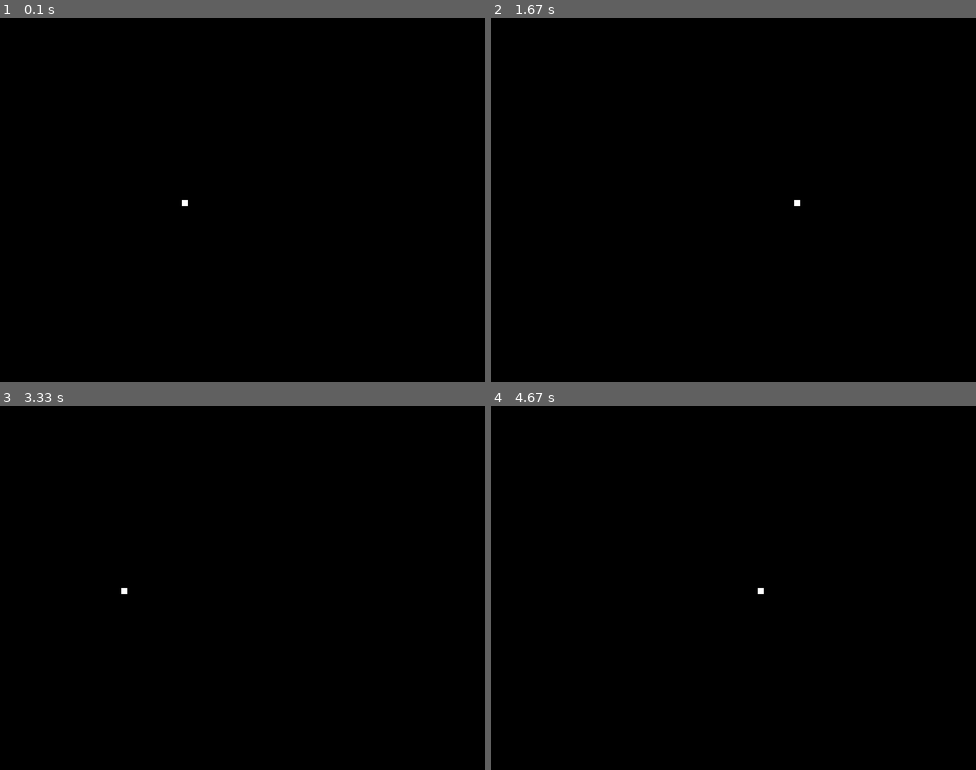
Above: before the commit, frames 1-4 (two rows, left to right).
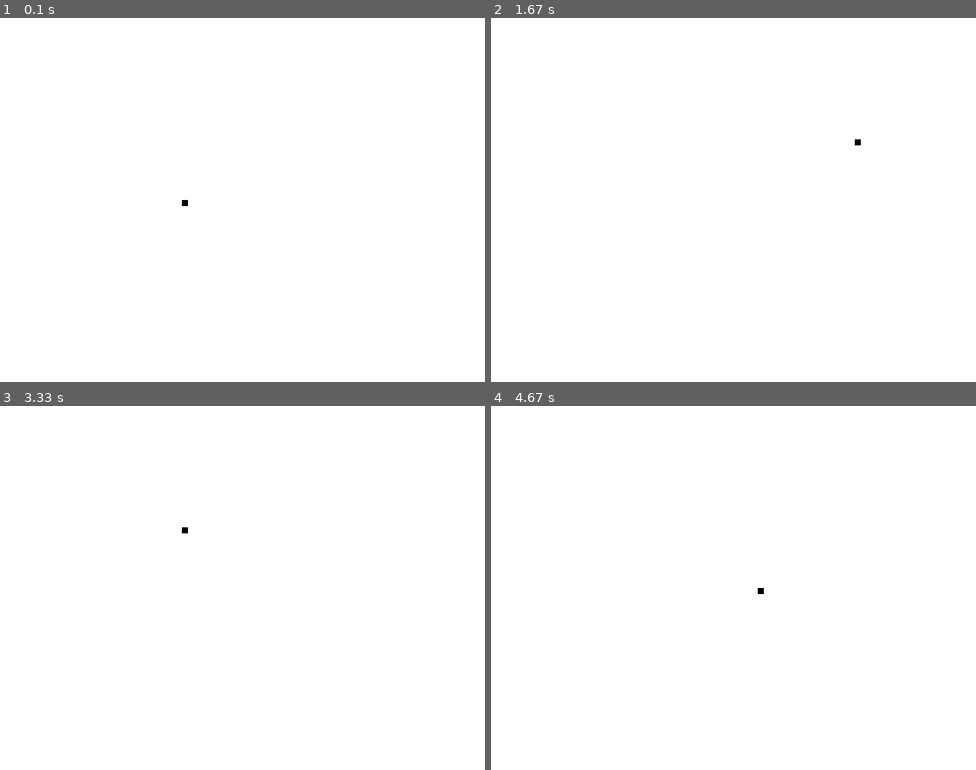
Above: after the commit, the same moments.

Repository: hamptoam/SnakePyGame
Game: pygame game, started from main.py
Two runs of this game, one before a commit and one after it. Both use one fixed random seed, a clock stepped at 60 frames per second and the inputs below.
Inputs:
- Up to frame 1 (0.1 s): no input
- Up to frame 2 (1.67 s): hold Right 0.33-0.8 s; hold Up 0.83-1.13 s; hold Right 1.17-1.63 s
- Up to frame 3 (3.33 s): hold Left 1.67-2.2 s; hold Down 2.23-2.53 s; hold Left 2.57-2.97 s; hold Up from 3 s (still down)
- Up to frame 4 (4.67 s): release Up at 3.37 s; hold Right 3.4-4.03 s; hold Down 4.07-4.43 s; hold Left from 4.47 s (still down)

The runs differ from the first frame. In frame 1, 100% of the frame differs, in the area x 0-100%, y 0-100%; in frame 2, 100%; in frame 3, 100%; in frame 4, 100%.

Commit message:
Added directions and able to go up, down, left, right.

Diff:
--- a/main.py
+++ b/main.py
@@ -4,7 +4,7 @@
 
 white = (255, 255, 255)
 black = (0, 0, 0)
-red = (255,0,0)
+red = (255, 0, 0)
 
 dis = pygame.display.set_mode((800, 600))
 pygame.display.set_caption("Snakeyy")
@@ -31,16 +31,16 @@
                 x1_change = 10
                 y1_change = 0
             elif event.key == pygame.K_UP:
-                x1_change = -10
-                y1_change = 0
+                y1_change = -10
+                x1_change = 0
             elif event.key == pygame.K_DOWN:
-                x1_change = 10
-                y1_change = 0
+                y1_change = 10
+                x1_change = 0
 
     x1 += x1_change
     y1 += y1_change
-    dis.fill(black)
-    pygame.draw.rect(dis, white, [x1, y1, 10, 10])
+    dis.fill(white)
+    pygame.draw.rect(dis, black, [x1, y1, 10, 10])
 
     pygame.display.update()
 
